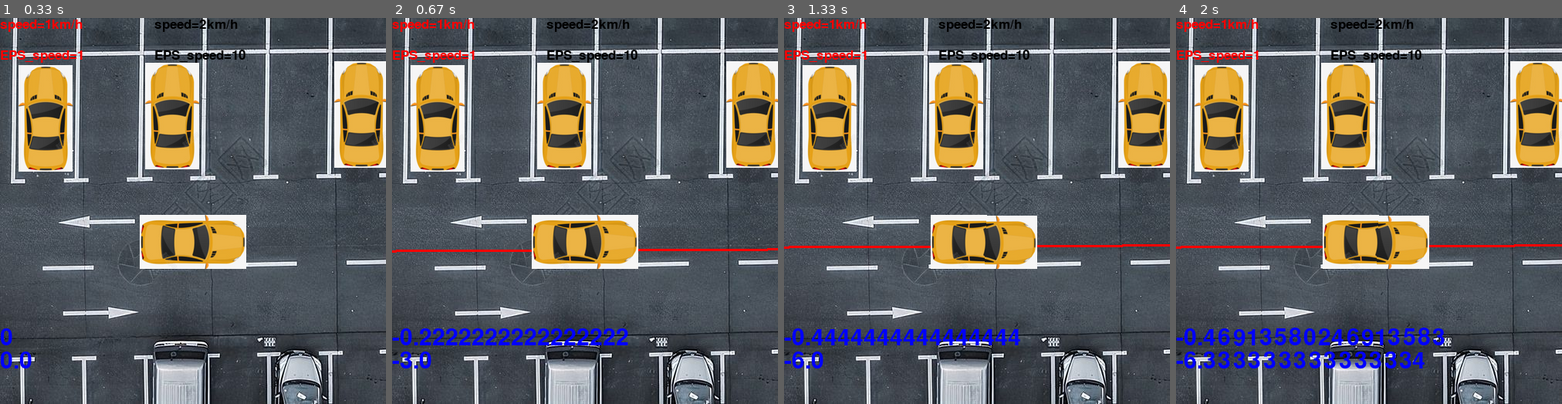
Above: before the commit, frames 1-4 (left to right).
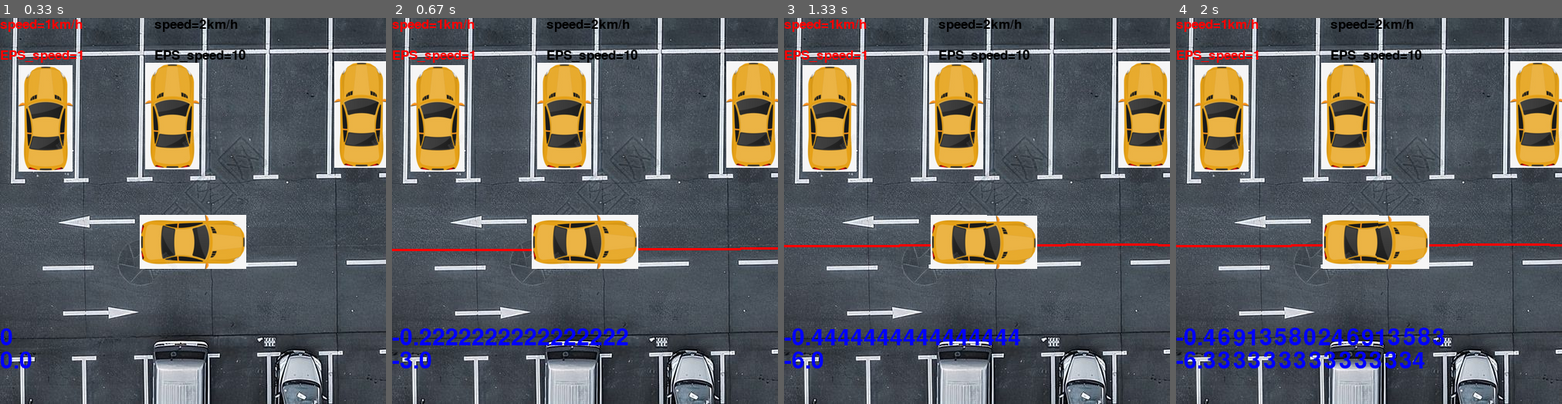
Above: after the commit, the same moments.

Repository: DearJim112/Python
Game: pygame game, started from pygametest4.py
The game is run twice, just before and just after one commit, with the same random seed, the same clock (stepped at 60 frames per second) and the same inputs.
Inputs:
- Up to frame 1 (0.33 s): no input
- Up to frame 2 (0.67 s): hold Right from 0.33 s (still down)
- Up to frame 3 (1.33 s): release Right at 0.8 s; hold Up 0.83-1.13 s; hold Right from 1.17 s (still down)
- Up to frame 4 (2 s): release Right at 1.63 s; hold Left from 1.67 s (still down)

Frame 1 is identical in both runs. In frame 2, 0.3% of the frame differs, in the area x 0-100%, y 59-61%; in frame 3, 0.4%, in the area x 0-97%, y 58-60%; in frame 4, 0.4%.

Commit message:
修正了右转 辅助线圆心的错误

Diff:
--- a/pygametest4.py
+++ b/pygametest4.py
@@ -104,9 +104,9 @@
     # print(x,y)
     seta_f = degree / 180 * pi
     R = Lb / (abs(tan(seta_f)) + 1e-15)
-    if (yaw + seta_f)<0:
-        alaf = (yaw + seta_f) % (-2 * pi)
-        x0 = x - R * sin(alaf)
+    if seta_f<0:
+        alaf = (yaw + seta_f) % (2 * pi)
+        x0 = x + R * sin(alaf)
         y0 = y + R * cos(alaf)
     else:
         alaf = (yaw + seta_f) % (2 * pi)
